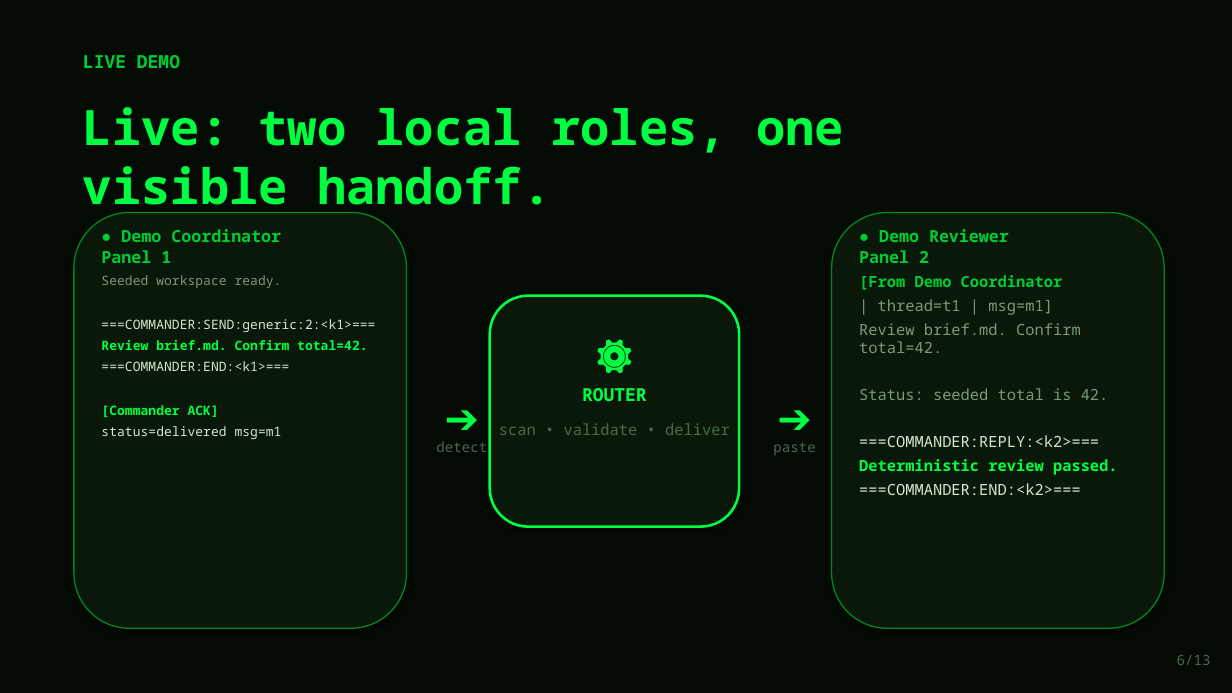
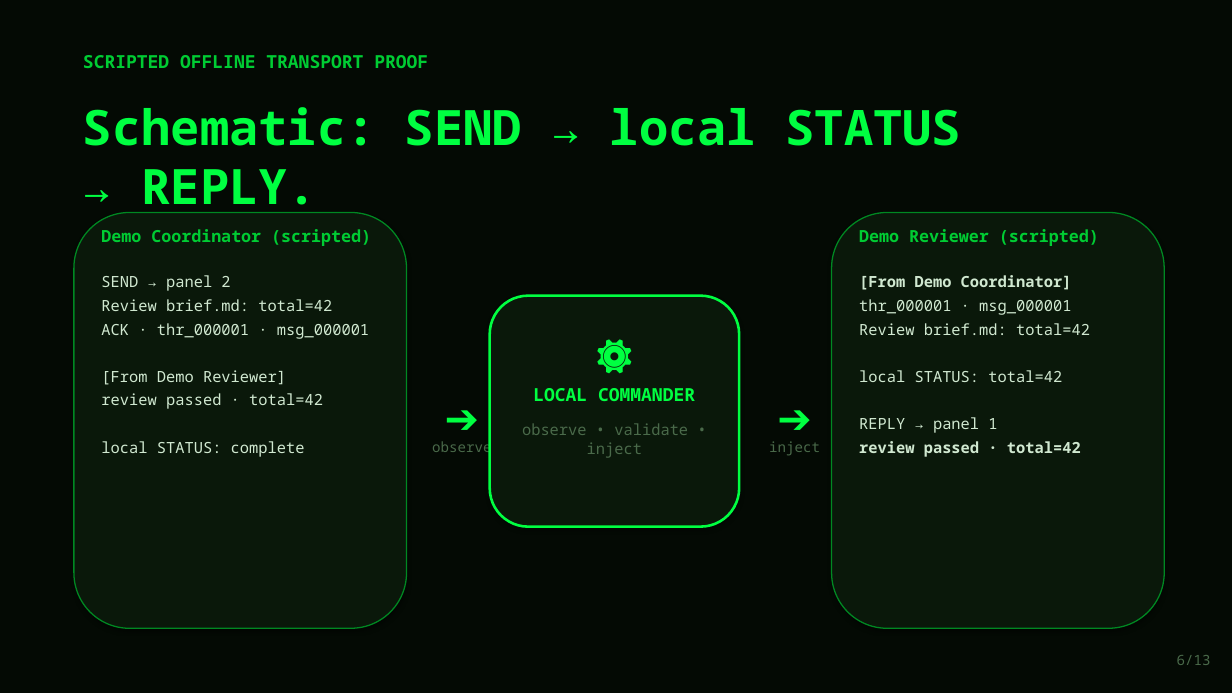
Before and after one commit to lech-kalinowski/agents-commander, a slide deck: slide 6 of presentation/Agents_Commander_Protocol.pptx. Drawn at 1232x693 pixels with LibreOffice and Linux fonts; fonts in the diff are those of the drawing. Boxes give left, top, right and bottom in pixels: in the first picture for what was removed or moved away, otherwise in the second. Text is boxed around its words. In the diff, an @@ line names an element or a change of style, - is before the commit and + after.

```diff
--- a/presentation/Agents_Commander_Protocol.pptx
+++ b/presentation/Agents_Commander_Protocol.pptx
@@ text at (83,55,428,68): text changed @@
-LIVE DEMO
+SCRIPTED OFFLINE TRANSPORT PROOF
@@ text at (83,107,961,213): text changed @@
-Live: two local roles, one visible handoff.
+Schematic: SEND → local STATUS → REPLY.
@@ text at (101,229,371,246): text changed @@
-● Demo Coordinator Panel 1
+Demo Coordinator (scripted)
@@ text at (859,229,1099,246): text changed @@
-● Demo Reviewer Panel 2
+Demo Reviewer (scripted)
@@ text at (101,275,369,457): text changed; size 10.1 to 12 pt @@
-Seeded workspace ready.
-===COMMANDER:SEND:generic:2:<k1>===
-Review brief.md. Confirm total=42.
-===COMMANDER:END:<k1>===
-[Commander ACK]
-status=delivered msg=m1
+SEND → panel 2
+Review brief.md: total=42
+ACK · thr_000001 · msg_000001
+[From Demo Reviewer]
+review passed · total=42
+local STATUS: complete
@@ text at (859,275,1090,457): text changed; text colour #7A9A7A to #D0E8D0 @@
-[From Demo Coordinator
-| thread=t1 | msg=m1]
-Review brief.md. Confirm total=42.
-Status: seeded total is 42.
-===COMMANDER:REPLY:<k2>===
-Deterministic review passed.
-===COMMANDER:END:<k2>===
+[From Demo Coordinator]
+thr_000001 · msg_000001
+Review brief.md: total=42
+local STATUS: total=42
+REPLY → panel 1
+review passed · total=42
@@ text at (533,388,695,401): text changed @@
-ROUTER
+LOCAL COMMANDER
@@ text at (432,439,491,457): text changed @@
-detect
+observe
@@ text at (522,423,688,458): text changed @@
-scan • validate • deliver
+observe • validate • inject
@@ text at (769,441,820,456): text changed @@
-paste
+inject
```
Also in this commit, not shown: 10 other slides changed, 2 slides added, 2 slides removed, 1 other file.
